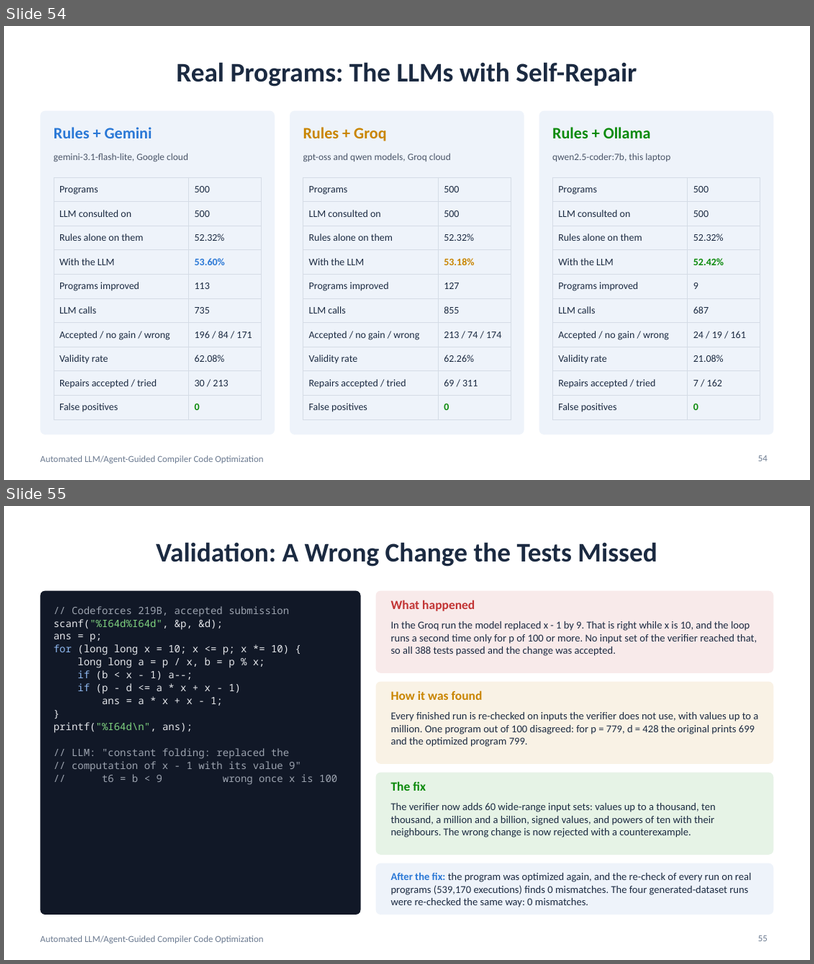
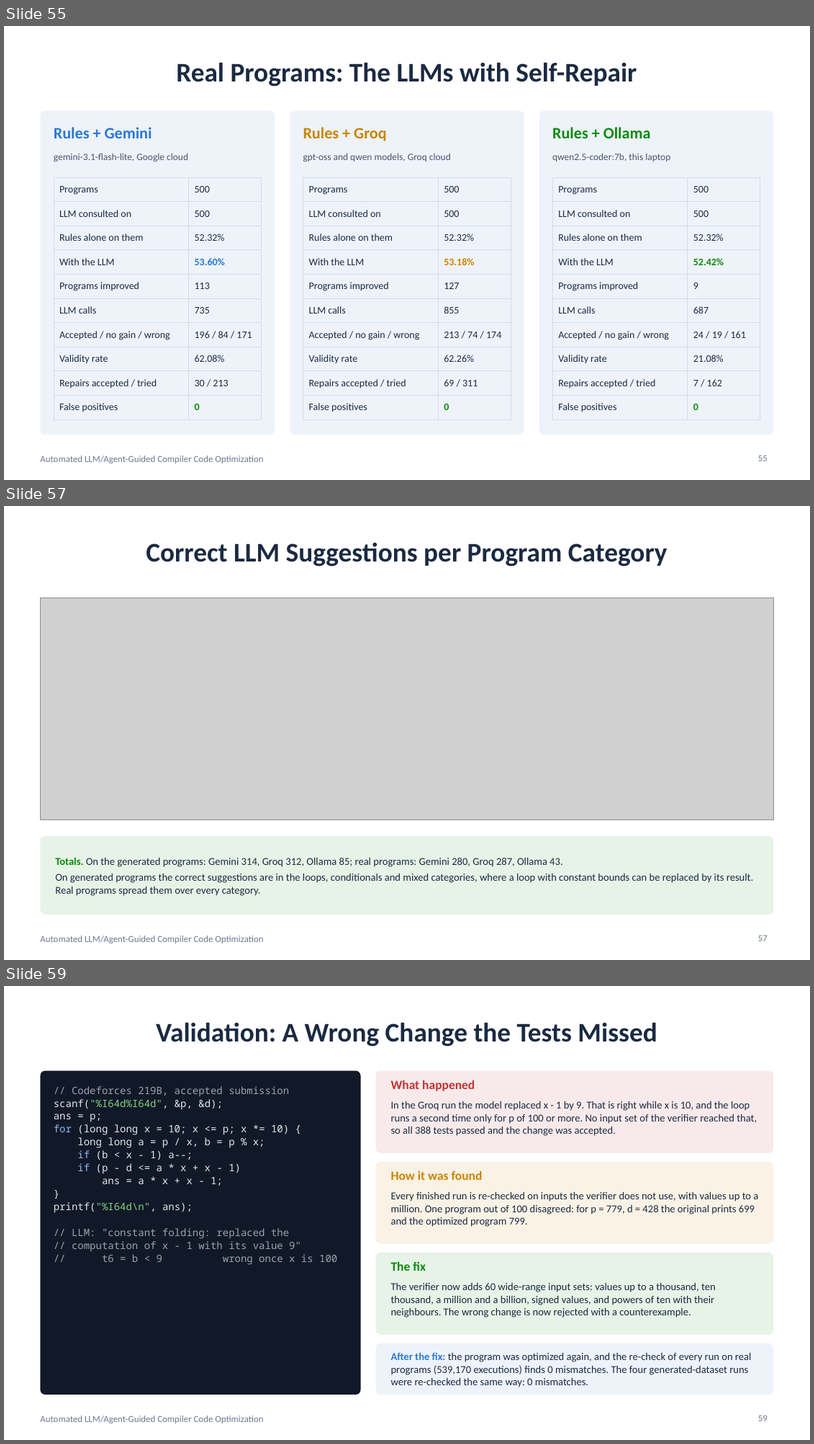
Before and after one commit to adarshhsharmaa-rgb/LLM-based-Compiler-Code-Optimization, a slide deck: project_ppt_24bce2972_review3.pptx. Shown one above the other, each under a label of ours: slides 54 and 55 before the commit, slides 55, 57 and 59 after it; the slides between them are not shown. The pictures are 814x964 and 814x1444 pixels, drawn with LibreOffice and Linux fonts; fonts in the diff are those of the drawing; grey boxes stand for pictures. Boxes give left, top, right and bottom in pixels: in the first picture for what was removed or moved away, otherwise in the second. Text is boxed around its words. In the diff, an @@ line names an element or a change of style, - is before the commit and + after.

```diff
--- a/project_ppt_24bce2972_review3.pptx
+++ b/project_ppt_24bce2972_review3.pptx
@@ slide 57 added at box(4, 506, 810, 960), background #FFFFFF; not listed: 1 template element that a slide beside it also shows @@
@@ title added at box(146, 542, 668, 566), 32 pt, text #1B2A41, bold @@
+Correct LLM Suggestions per Program Category
@@ picture added at box(40, 597, 774, 819) @@
@@ rounded rectangle added at box(40, 836, 774, 914), fill #0B8A0B at 10% opacity @@
@@ text added at box(55, 857, 754, 896), 12.5 pt, text #1B2A41 @@
+Totals. On the generated programs: Gemini 314, Groq 312, Ollama 85; real programs: Gemini 280, Groq 287, Ollama 43.
+On generated programs the correct suggestions are in the loops, conditionals and mixed categories, where a loop with constant bounds can be replaced by its result. Real programs spread them over every category.
@@ page number added at box(759, 935, 768, 941), 11 pt, text #6B7A90 @@
+57
@@ what was slide 54 is now slide 55 @@
@@ page number at box(759, 455, 768, 461): text changed @@
-54
+55
@@ what was slide 55 is now slide 59 @@
```
Also in this commit, not shown: 4 slides changed, 3 other slides added, 17 other files.
